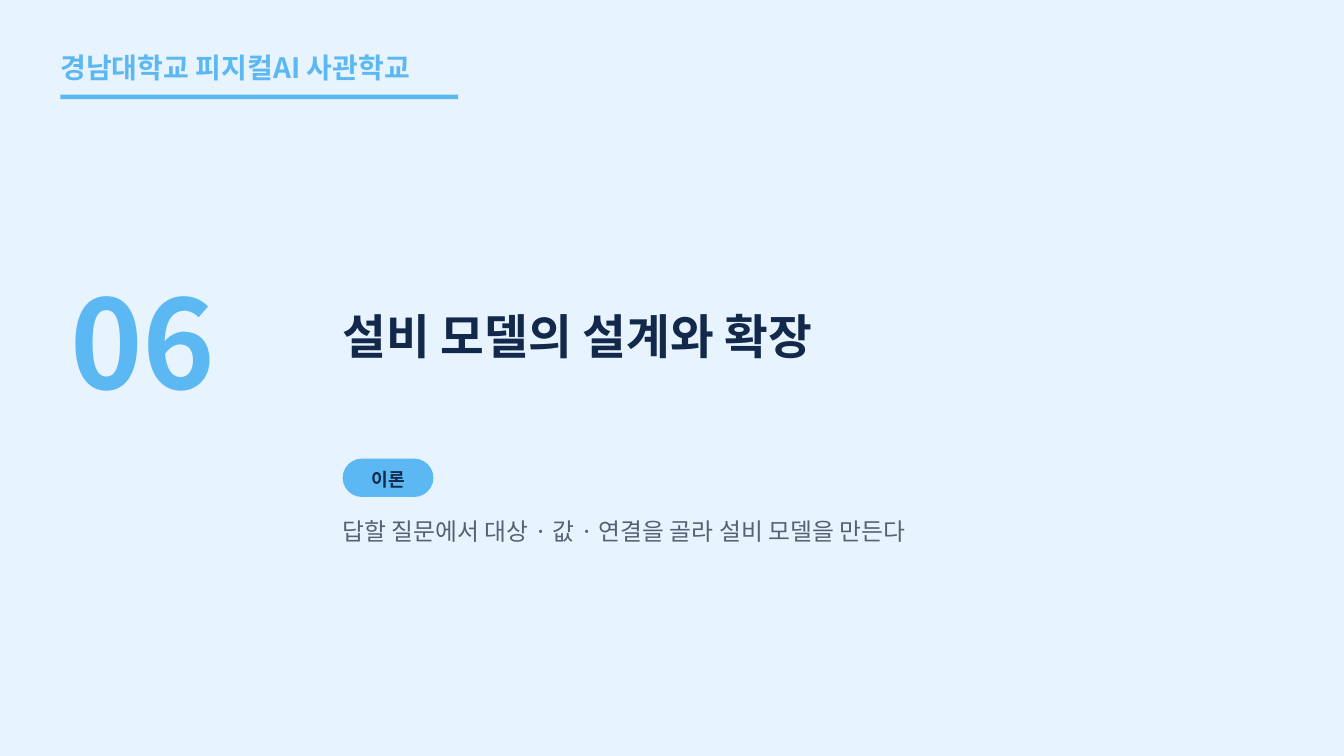
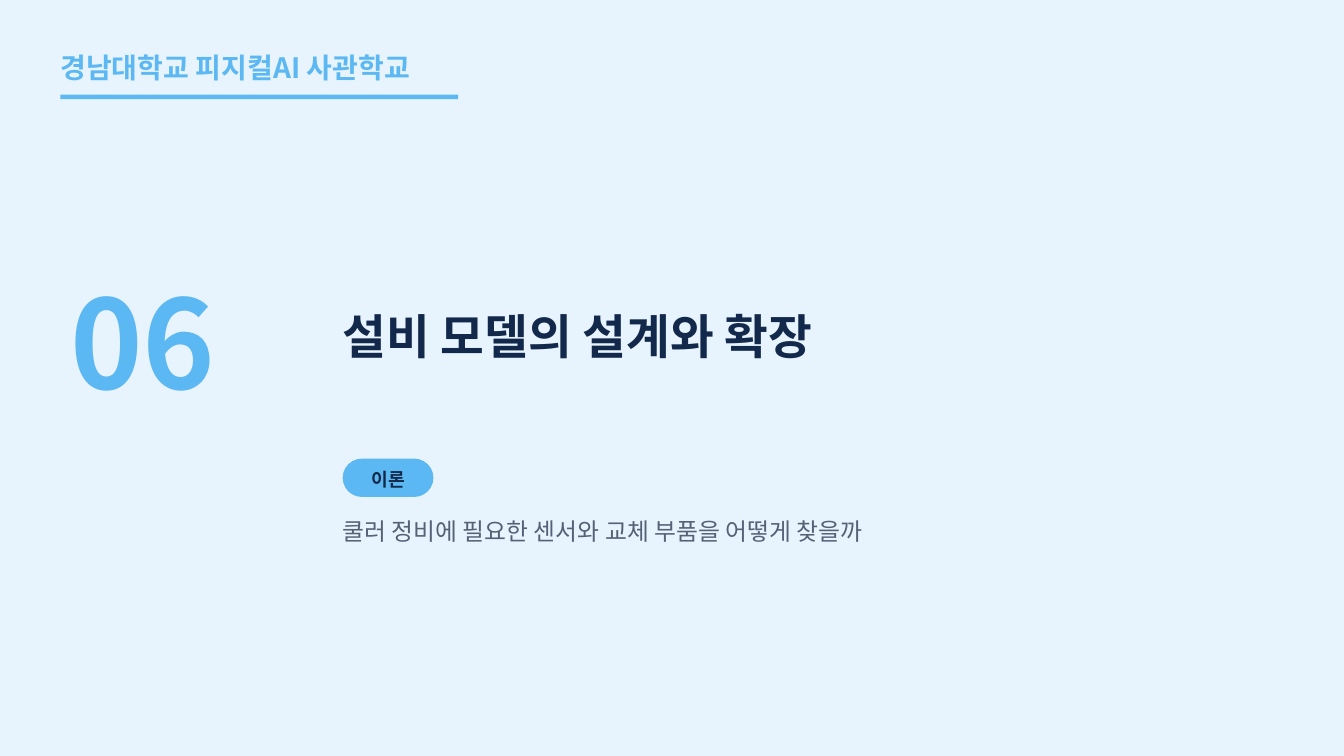
Before and after one commit to uengine-oss/hyd-iot-edu, a slide deck: slide 37 of workspace/강의제작/산출물/통합반/이론/02회차/통합반_02일차.pptx. Drawn at 1344x756 pixels with LibreOffice and Linux fonts; fonts in the diff are those of the drawing. Boxes give left, top, right and bottom in pixels: in the first picture for what was removed or moved away, otherwise in the second. Text is boxed around its words. In the diff, an @@ line names an element or a change of style, - is before the commit and + after.

Commit message:
통합반 2회차 37~43장의 설계 질문과 공급사 승인을 개편하고 편별 강조·쉼을 저장

```diff
--- a/workspace/강의제작/산출물/통합반/이론/02회차/통합반_02일차.pptx
+++ b/workspace/강의제작/산출물/통합반/이론/02회차/통합반_02일차.pptx
@@ text at (343,520,862,542): text changed @@
-답할 질문에서 대상 · 값 · 연결을 골라 설비 모델을 만든다
+쿨러 정비에 필요한 센서와 교체 부품을 어떻게 찾을까
```
Also in this commit, not shown: 6 other slides changed, 17 other files.
